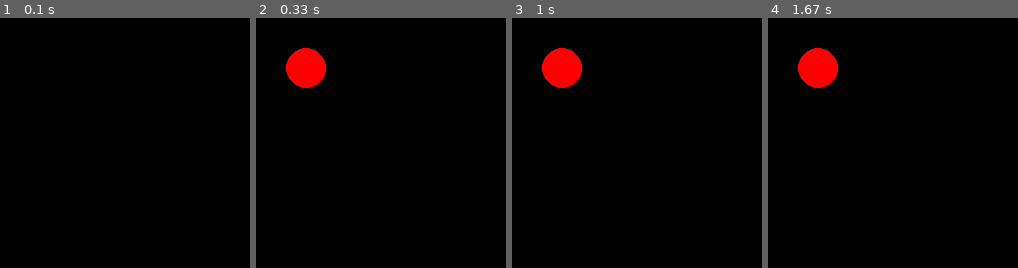
Above: before the commit, frames 1-4 (left to right).
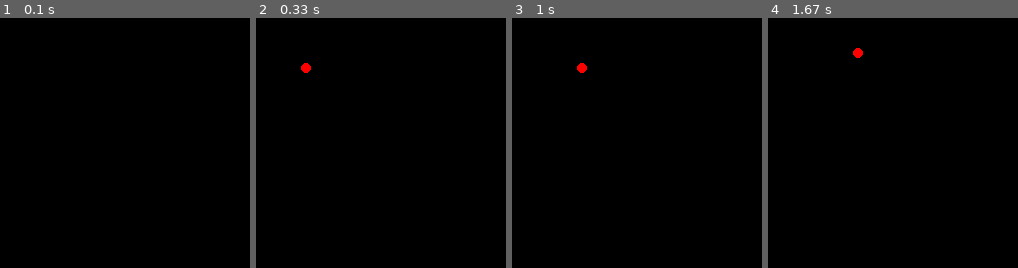
Above: after the commit, the same moments.

Repository: convittroi/CodePy
Game: pygame game, started from pygame_tutorial.py
Two runs of this game, one before a commit and one after it. Both use one fixed random seed, a clock stepped at 60 frames per second and the inputs below.
Inputs:
- Up to frame 1 (0.1 s): no input
- Up to frame 2 (0.33 s): no input
- Up to frame 3 (1 s): hold Right 0.33-0.8 s; hold Up from 0.83 s (still down)
- Up to frame 4 (1.67 s): release Up at 1.13 s; hold Right 1.17-1.63 s
The pictures show only the part of the screen within x 0-50%, y 0-50%; the shares and areas given below are measured in that part.

Frame 1 is identical in both runs. In frame 2, 1.8% of the frame differs, in the area x 12-28%, y 12-28%; in frame 3, 2.0%; in frame 4, 2.1%, in the area x 12-38%, y 12-28%.

Commit message:
add pygame

Diff:
--- a/pygame_tutorial.py
+++ b/pygame_tutorial.py
@@ -2,13 +2,26 @@
 pygame.init()
 win = pygame.display.set_mode((500,500))
 pygame.display.set_caption("Test Pygame")
-
+x=50
+y=50
+rad =5
+vel= 5
 run=True
 while run:
     pygame.time.delay(100)
     for event in pygame.event.get():
         if event.type==pygame.QUIT:
             run=False
-    pygame.draw.circle(win,(255,0,0),(50,50),20)
+    pygame.draw.circle(win,(255,0,0),(x,y),rad)
     pygame.display.update()
+    keys = pygame.key.get_pressed()
+    if keys[pygame.K_LEFT]:
+        x-=vel
+    if keys[pygame.K_RIGHT]:
+        x +=vel
+    if keys[pygame.K_DOWN]:
+        y += vel
+    if keys[pygame.K_UP]:
+        y -= vel
+    win.fill((0,0,0))
 pygame.quit()
